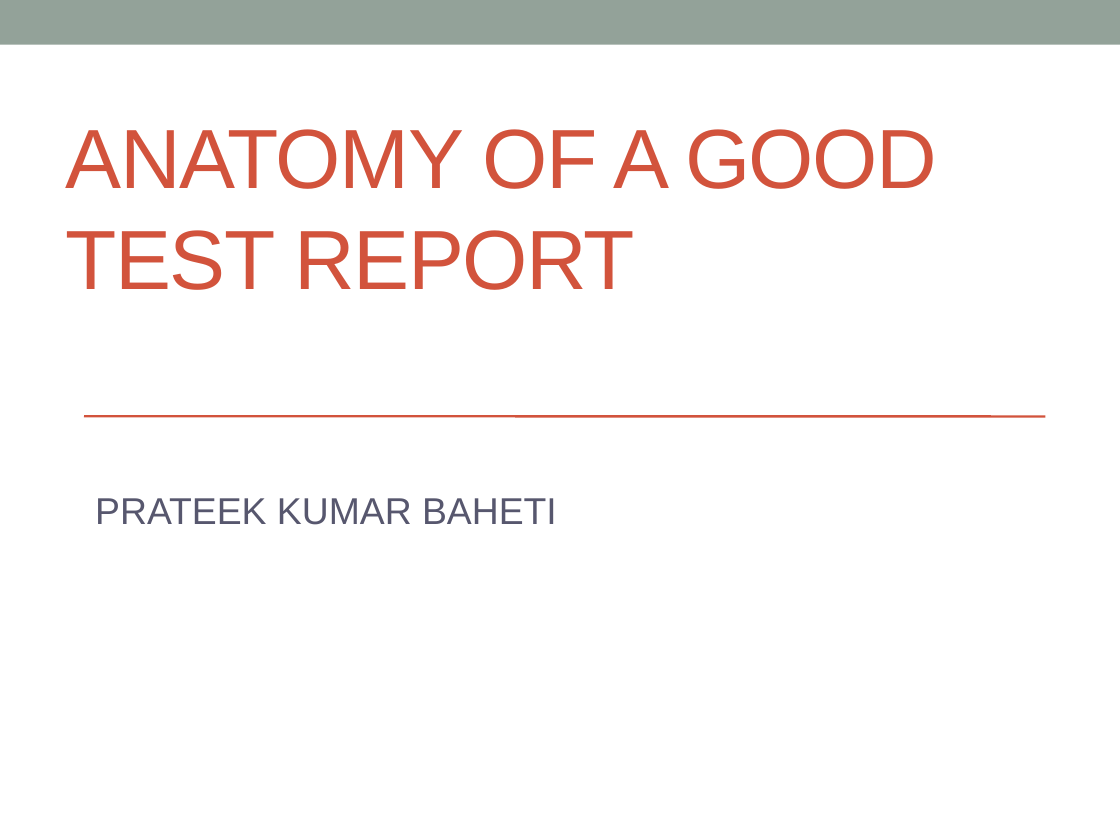
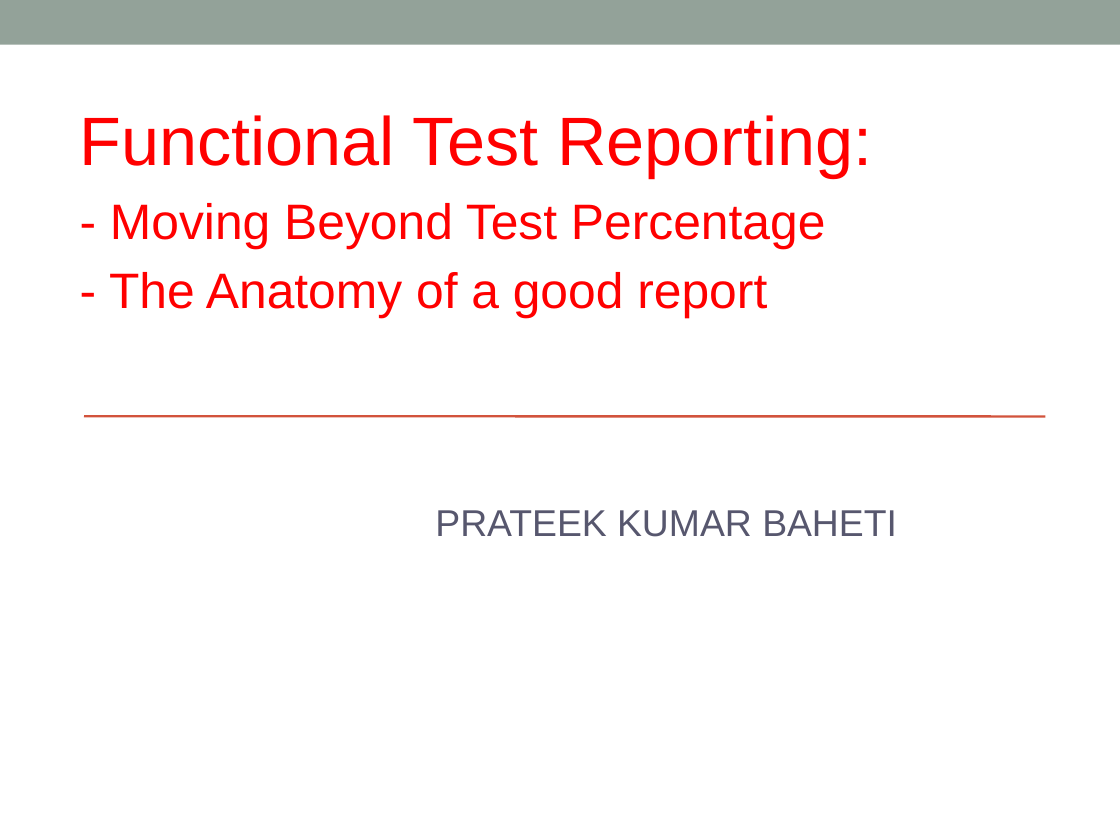
Before and after one commit to prateekbaheti/anatomy_of_a_good_report, a slide deck: slide 1 of vodqa.pptx. Drawn at 1120x840 pixels with LibreOffice and Linux fonts; fonts in the diff are those of the drawing. Boxes give left, top, right and bottom in pixels: in the first picture for what was removed or moved away, otherwise in the second. Text is boxed around its words. In the diff, an @@ line names an element or a change of style, - is before the commit and + after.

```diff
--- a/vodqa.pptx
+++ b/vodqa.pptx
@@ text added at bbox=[80, 115, 873, 319], 32 pt, text #FF0000 @@
+Functional Test Reporting:
+- Moving Beyond Test Percentage
+- The Anatomy of a good report
@@ title removed at bbox=[66, 129, 937, 290] @@
-ANATOMY OF A GOOD TEST REPORT
@@ subtitle "PRATEEK KUMAR BAHETI": place and size @@
-subtitle "PRATEEK KUMAR BAHETI" at bbox=[95, 498, 557, 525]
+subtitle "PRATEEK KUMAR BAHETI" at bbox=[435, 510, 897, 537]
```
Also in this commit, not shown: 2 other slides changed.
